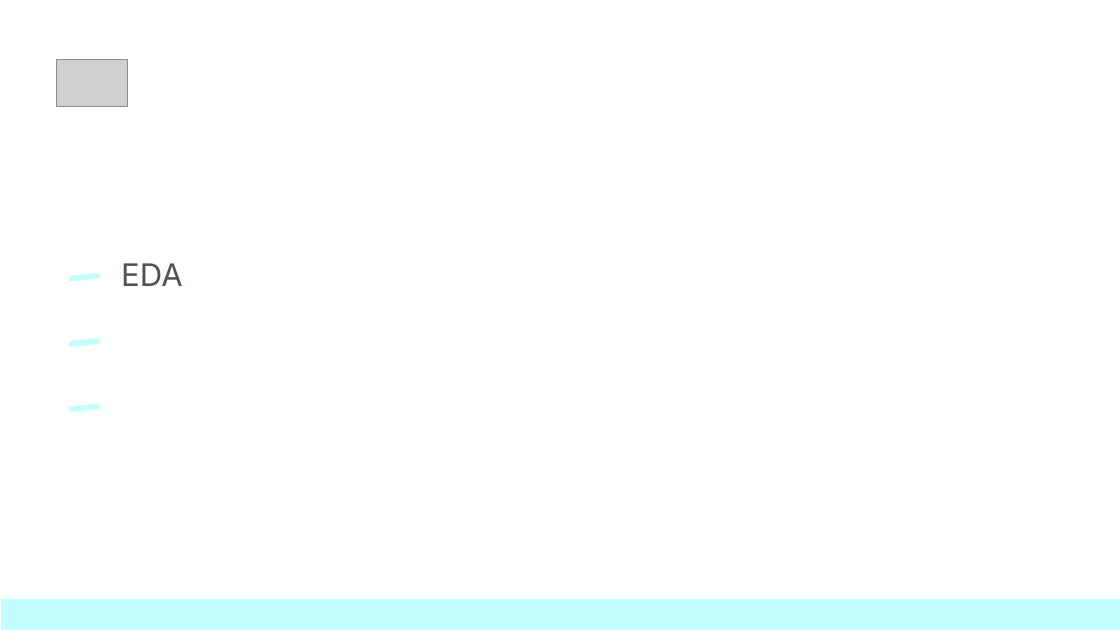
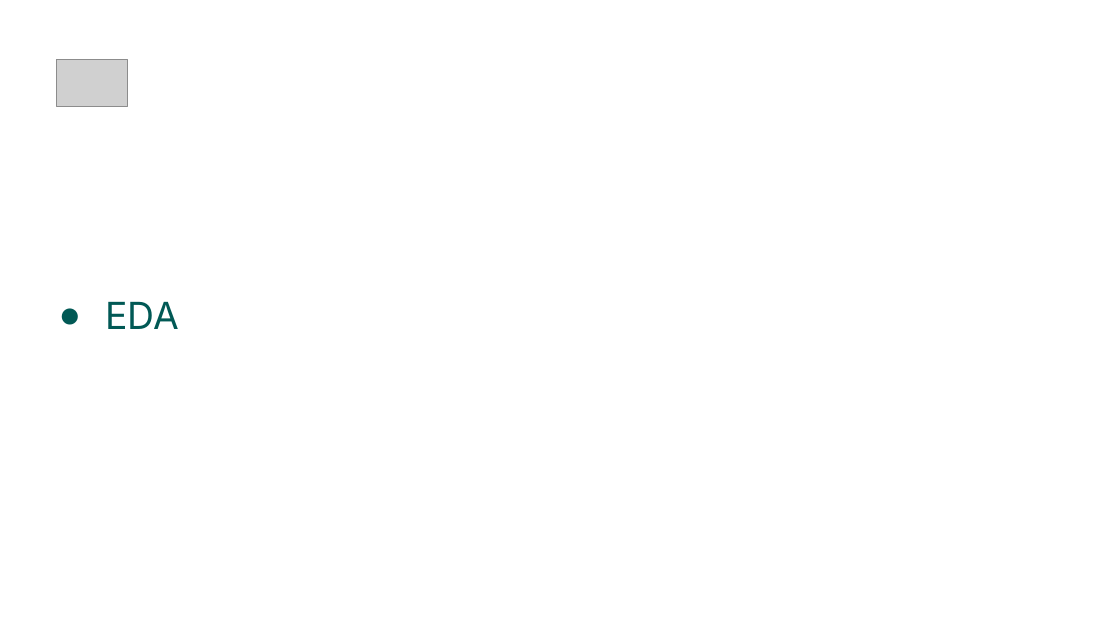
Before and after one commit to baigalmaa-baatar/Predict-energy-consumption, a slide deck: slide 9 of modeling/Final_Project_Slides.pptx (slide 10 before the commit). Drawn at 1120x630 pixels with LibreOffice and Linux fonts; fonts in the diff are those of the drawing; grey boxes stand for pictures. Boxes give left, top, right and bottom in pixels: in the first picture for what was removed or moved away, otherwise in the second. Text is boxed around its words. In the diff, an @@ line names an element or a change of style, - is before the commit and + after.

```diff
--- a/modeling/Final_Project_Slides.pptx
+++ b/modeling/Final_Project_Slides.pptx
@@ title "EDA": place and size @@
-title "EDA" at (121, 263, 183, 286)
+title "EDA" at (105, 301, 179, 329)
@@ title "EDA" at (105, 301, 179, 329): size 20 to 24 pt, text colour #4B5258 to #015955; bullet none to ●; vertical alignment top to middle @@
@@ rounded rectangle removed at (68, 273, 101, 282) @@
@@ rounded rectangle removed at (68, 338, 101, 347) @@
@@ rounded rectangle removed at (68, 404, 101, 413) @@
@@ rectangle removed at (1, 599, 1120, 629) @@
```
Also in this commit, not shown: 4 other slides changed, 19 slides added, 3 slides removed.
